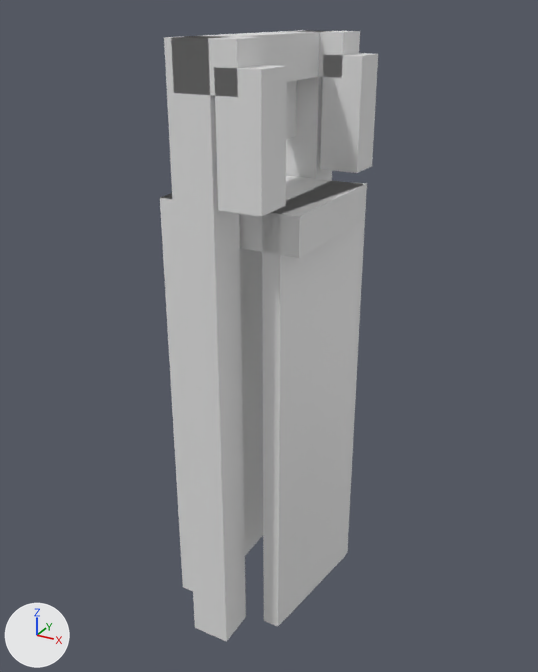
Renders of the glTF model models/schipluiden/schipluiden-brug-286a7861/schipluiden-brug-286a7861.glb from each side of a commit.
One viewpoint serves both versions: a 50 mm camera at (7.63, -13.76, 3.71) aimed at (0.02, 0.09, -3.21). Lighting does not change. The marker at lower left points along +X, +Y and +Z. The picture after the commit comes second.

The scene before the commit, as lines of its bpy script (objects in view):
```python
ob_building_balans = bpy.data.objects.new('building:balans', me_balans)
ob_building_balans.location = (0.0, 0.0, 0.0)
ob_building_balans_2 = bpy.data.objects.new('building:balans 2', me_balans_2)
ob_building_balans_2.location = (0.0, 0.0, 0.0)
ob_building_contragewicht = bpy.data.objects.new('building:contragewicht', me_contragewicht)
ob_building_contragewicht.location = (0.0, 0.0, 0.0)
ob_building_hamei = bpy.data.objects.new('building:hamei', me_hamei)
ob_building_hamei.location = (0.0, 0.0, 0.0)
ob_building_hamei_2 = bpy.data.objects.new('building:hamei 2', me_hamei_2)
ob_building_hamei_2.location = (0.0, 0.0, 0.0)
ob_building_hangstang = bpy.data.objects.new('building:hangstang', me_hangstang)
ob_building_hangstang.location = (0.0, 0.0, 0.0)
ob_building_hangstang_2 = bpy.data.objects.new('building:hangstang 2', me_hangstang_2)
ob_building_hangstang_2.location = (0.0, 0.0, 0.0)
ob_building_portaal = bpy.data.objects.new('building:portaal', me_portaal)
ob_building_portaal.location = (0.0, 0.0, 0.0)
ob_road_dek = bpy.data.objects.new('road:dek', me_dek)
ob_road_dek.location = (0.0, 0.0, 0.0)
# also in view: 'road:landhoofd (aangenomen) 2' at (1.2, 0.05, -4.91); 'road:landhoofd (aangenomen)' at (-1.2, 0.0, -4.91)
```
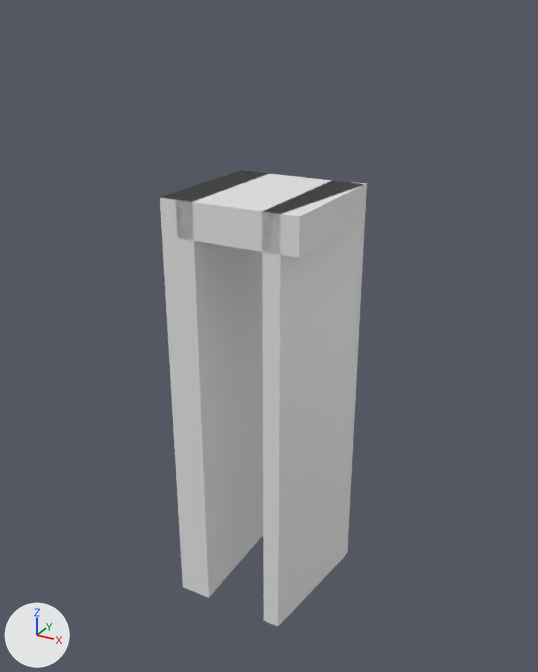
Edits to the bpy script that builds the scene:
```text
Remove ob_building_hamei:
    ob_building_hamei = bpy.data.objects.new('building:hamei', me_hamei)
    ob_building_hamei.location = (0.0, 0.0, 0.0)
Remove ob_building_hamei_2:
    ob_building_hamei_2 = bpy.data.objects.new('building:hamei 2', me_hamei_2)
    ob_building_hamei_2.location = (0.0, 0.0, 0.0)
Remove ob_building_portaal:
    ob_building_portaal = bpy.data.objects.new('building:portaal', me_portaal)
    ob_building_portaal.location = (0.0, 0.0, 0.0)
Remove ob_building_balans:
    ob_building_balans = bpy.data.objects.new('building:balans', me_balans)
    ob_building_balans.location = (0.0, 0.0, 0.0)
Remove ob_building_hangstang:
    ob_building_hangstang = bpy.data.objects.new('building:hangstang', me_hangstang)
    ob_building_hangstang.location = (0.0, 0.0, 0.0)
Remove ob_building_balans_2:
    ob_building_balans_2 = bpy.data.objects.new('building:balans 2', me_balans_2)
    ob_building_balans_2.location = (0.0, 0.0, 0.0)
Remove ob_building_hangstang_2:
    ob_building_hangstang_2 = bpy.data.objects.new('building:hangstang 2', me_hangstang_2)
    ob_building_hangstang_2.location = (0.0, 0.0, 0.0)
Remove ob_building_contragewicht:
    ob_building_contragewicht = bpy.data.objects.new('building:contragewicht', me_contragewicht)
    ob_building_contragewicht.location = (0.0, 0.0, 0.0)
```

Boxes (x1, y1, x2, y2) around the edits, measured in the pictures (538 x 672 px):
'building:hamei 2', deleted
    before: (164, 36, 246, 642)
'building:hangstang 2', deleted
    before: (214, 65, 287, 217)
'building:hangstang', deleted
    before: (320, 53, 378, 173)
'building:balans 2', deleted
    before: (171, 36, 264, 97)
'building:hamei', deleted
    before: (286, 30, 332, 180)
'building:portaal', deleted
    before: (184, 31, 326, 82)
'building:balans', deleted
    before: (297, 30, 360, 78)
'building:contragewicht', deleted
    before: (286, 81, 296, 139)
'road:landhoofd (aangenomen)', unchanged, uncovered by the edit
    before: (160, 193, 263, 591)
    after: (160, 170, 269, 598)
